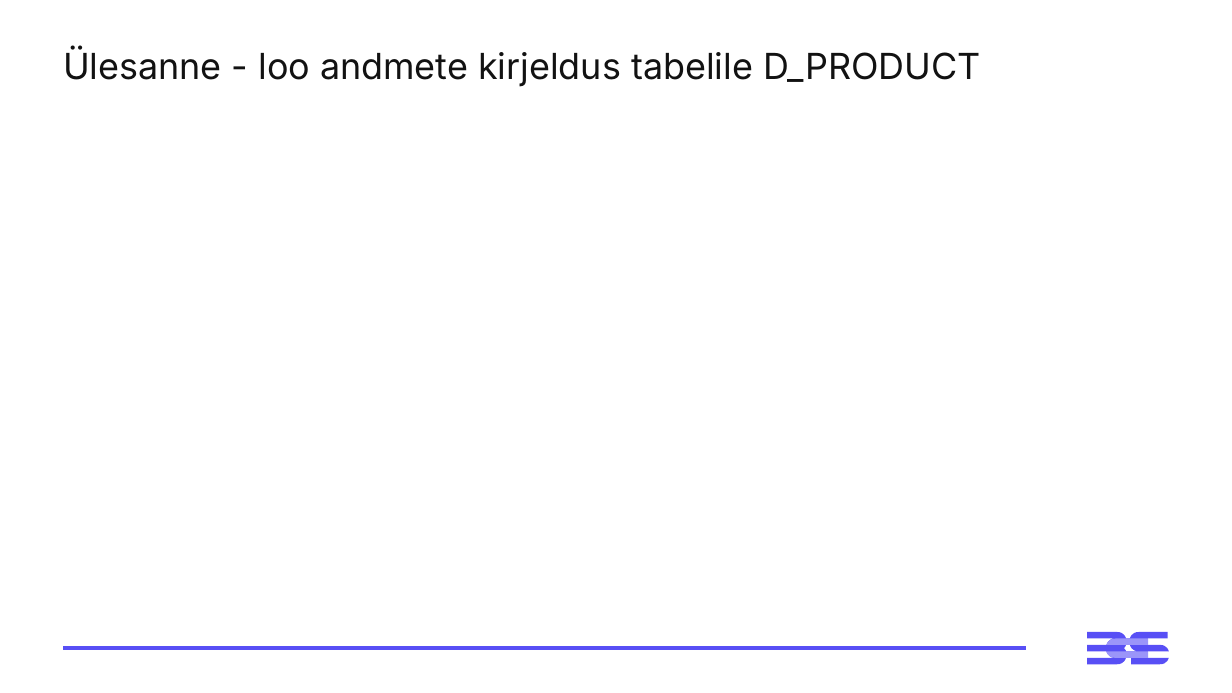
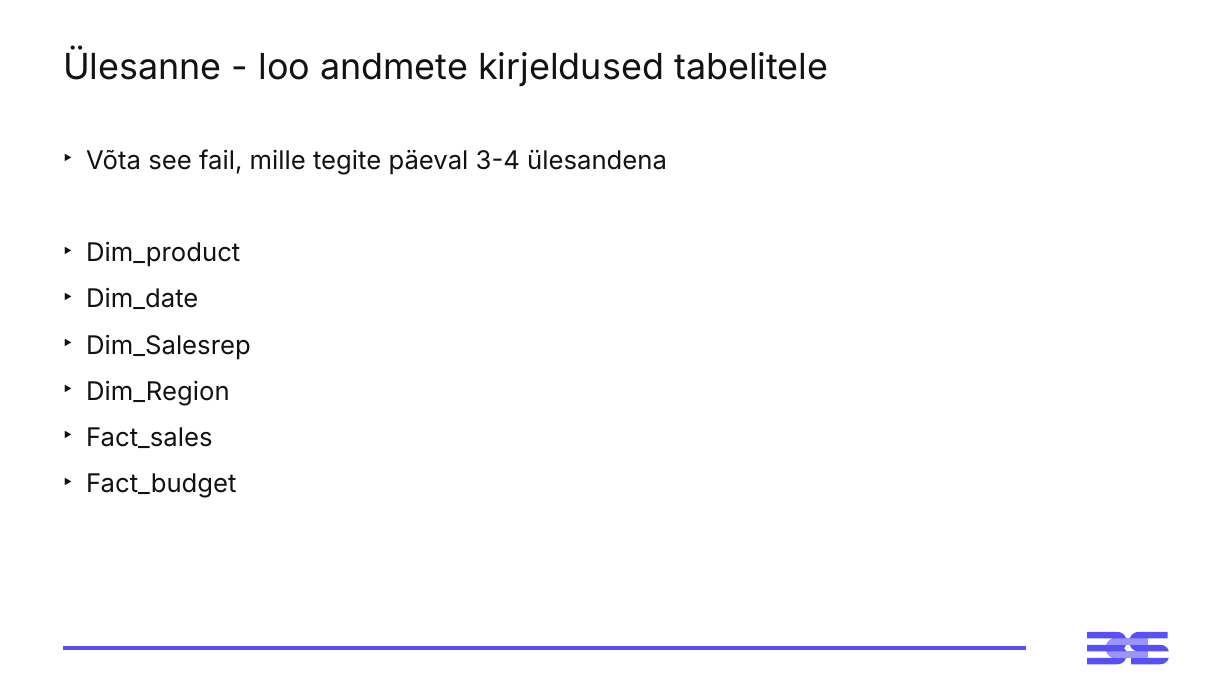
Before and after one commit to emilieabel/andmetarkus, a slide deck: slide 18 of Materjalid/Day9 Andmekorraldus Dim Fakt/9-paev-andmetarkus-esitlus.pptx (slide 17 before the commit). Drawn at 1232x693 pixels with LibreOffice and Linux fonts; fonts in the diff are those of the drawing. Boxes give left, top, right and bottom in pixels: in the first picture for what was removed or moved away, otherwise in the second. Text is boxed around its words. In the diff, an @@ line names an element or a change of style, - is before the commit and + after.

```diff
--- a/Materjalid/Day9 Andmekorraldus Dim Fakt/9-paev-andmetarkus-esitlus.pptx
+++ b/Materjalid/Day9 Andmekorraldus Dim Fakt/9-paev-andmetarkus-esitlus.pptx
@@ title at [63,49,828,87]: text changed @@
-Ülesanne - loo andmete kirjeldus tabelile D_PRODUCT
+Ülesanne - loo andmete kirjeldused tabelitele
@@ text added at [86,149,667,498], 20 pt, text #121212 @@
+‣ Võta see fail, mille tegite päeval 3-4 ülesandena
+‣ Dim_product
+‣ Dim_date
+‣ Dim_Salesrep
+‣ Dim_Region
+‣ Fact_sales
+‣ Fact_budget
```
Also in this commit, not shown: 2 slides added, 2 slides removed, 7 other files.
